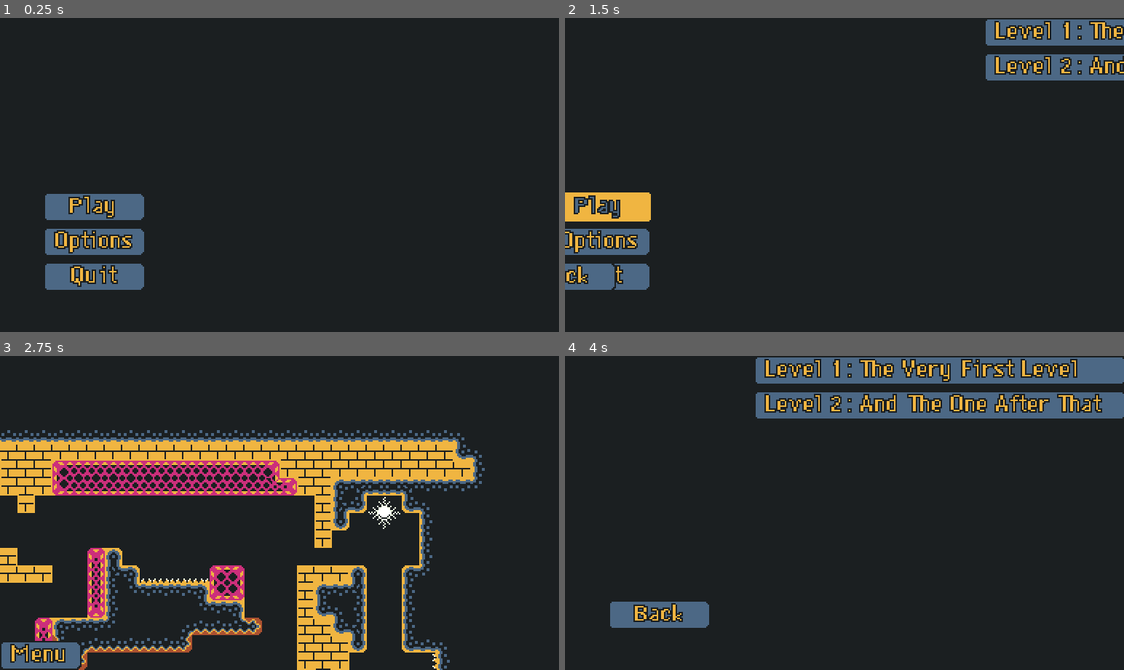
Above: before the commit, frames 1-4 (two rows, left to right).
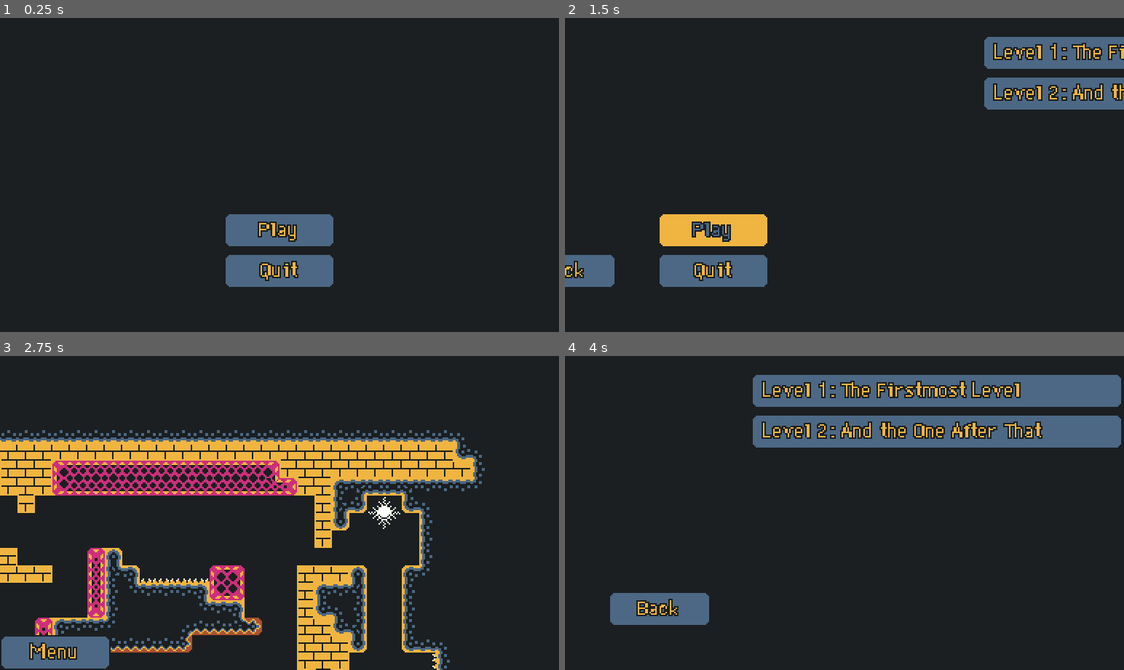
Above: after the commit, the same moments.

Repository: beneeno/dungeolf
Game: Godot game, scene res://Data/Scenes/UI/MainMenu.tscn
The game is run twice, just before and just after one commit, with the same random seed, the same clock (stepped at 60 frames per second) and the same inputs. The engine's default icon, where the game draws it, is replaced by a stand-in: a white triangle on a blue panel in a dark square.
Inputs (mouse positions are in pixels of both pictures, inside the frame that each line leads up to):
- Up to frame 1 (0.25 s): no input
- Up to frame 2 (1.5 s): click (660, 240) at 0.5 s, where only the run before the commit has a clickable "Options"; click "Play" at 1.25 s
- Up to frame 3 (2.75 s): click "Level 1: The Very First Level" (after the commit: "Level 1: The Firstmost Level") at 2 s
- Up to frame 4 (4 s): click "Menu" at 2.75 s; click "Play" at 3.5 s

The runs differ from the first frame. In frame 1, 7.1% of the frame differs, in the area x 8-60%, y 56-87%; in frame 2, 11%; in frame 3, 1.2%; in frame 4, 14%, in the area x 8-100%, y 0-87%.

Commit message:
menu and theme changes
centered menu, make theme consistent

Diff:
--- a/Data/Resources/dynamicfont.tres
+++ b/Data/Resources/dynamicfont.tres
@@ -5,7 +5,7 @@
 font_path = "res://Data/Resources/DePixelKlein.ttf"
 
 [resource]
-size = 14
+size = 12
 outline_size = 1
 outline_color = Color( 0.105882, 0.121569, 0.129412, 1 )
 font_data = SubResource( 1 )
--- a/Data/Resources/game_theme.tres
+++ b/Data/Resources/game_theme.tres
@@ -1,24 +1,30 @@
-[gd_resource type="Theme" load_steps=5 format=2]
+[gd_resource type="Theme" load_steps=9 format=2]
 
 [ext_resource path="res://Data/Resources/dynamicfont.tres" type="DynamicFont" id=1]
 
 [sub_resource type="StyleBoxFlat" id=1]
 content_margin_left = 8.0
 content_margin_right = 8.0
-content_margin_top = 1.0
+content_margin_top = 2.0
 content_margin_bottom = 1.0
 bg_color = Color( 0.941176, 0.709804, 0.254902, 1 )
-corner_radius_top_left = 2
-corner_radius_top_right = 2
-corner_radius_bottom_right = 2
-corner_radius_bottom_left = 2
+border_width_left = 1
+border_width_top = 1
+border_width_right = 1
+border_width_bottom = 1
+border_color = Color( 0.105882, 0.121569, 0.129412, 1 )
+corner_radius_top_left = 4
+corner_radius_top_right = 4
+corner_radius_bottom_right = 4
+corner_radius_bottom_left = 4
+corner_detail = 2
 anti_aliasing = false
 
 [sub_resource type="StyleBoxFlat" id=2]
 content_margin_left = 8.0
 content_margin_right = 8.0
 content_margin_top = 2.0
-content_margin_bottom = 2.0
+content_margin_bottom = 1.0
 bg_color = Color( 0.298039, 0.407843, 0.521569, 1 )
 border_width_left = 1
 border_width_top = 1
@@ -29,19 +35,73 @@
 corner_radius_top_right = 4
 corner_radius_bottom_right = 4
 corner_radius_bottom_left = 4
+corner_detail = 2
 anti_aliasing = false
 
 [sub_resource type="StyleBoxFlat" id=3]
 content_margin_left = 8.0
 content_margin_right = 8.0
-content_margin_top = 1.0
+content_margin_top = 2.0
 content_margin_bottom = 1.0
 bg_color = Color( 1, 1, 1, 1 )
-corner_radius_top_left = 2
-corner_radius_top_right = 2
-corner_radius_bottom_right = 2
-corner_radius_bottom_left = 2
+border_width_left = 1
+border_width_top = 1
+border_width_right = 1
+border_width_bottom = 1
+border_color = Color( 0.105882, 0.121569, 0.129412, 1 )
+corner_radius_top_left = 4
+corner_radius_top_right = 4
+corner_radius_bottom_right = 4
+corner_radius_bottom_left = 4
+corner_detail = 2
 anti_aliasing = false
+
+[sub_resource type="StyleBoxFlat" id=4]
+bg_color = Color( 0.298039, 0.407843, 0.521569, 1 )
+border_width_left = 1
+border_width_top = 1
+border_width_right = 1
+border_width_bottom = 1
+border_color = Color( 0.105882, 0.121569, 0.129412, 1 )
+corner_radius_top_left = 4
+corner_radius_top_right = 4
+corner_radius_bottom_right = 4
+corner_radius_bottom_left = 4
+corner_detail = 2
+anti_aliasing = false
+
+[sub_resource type="StyleBoxFlat" id=5]
+bg_color = Color( 0.941176, 0.709804, 0.254902, 1 )
+border_width_left = 1
+border_width_top = 1
+border_width_right = 1
+border_width_bottom = 1
+border_color = Color( 0.105882, 0.121569, 0.129412, 1 )
+corner_radius_top_left = 4
+corner_radius_top_right = 4
+corner_radius_bottom_right = 4
+corner_radius_bottom_left = 4
+corner_detail = 2
+anti_aliasing = false
+
+[sub_resource type="StyleBoxFlat" id=6]
+bg_color = Color( 1, 1, 1, 1 )
+border_width_left = 1
+border_width_top = 1
+border_width_right = 1
+border_width_bottom = 1
+border_color = Color( 0.105882, 0.121569, 0.129412, 1 )
+corner_radius_top_left = 4
+corner_radius_top_right = 4
+corner_radius_bottom_right = 4
+corner_radius_bottom_left = 4
+corner_detail = 2
+anti_aliasing = false
+
+[sub_resource type="StyleBoxFlat" id=7]
+content_margin_left = 4.0
+content_margin_right = 4.0
+bg_color = Color( 0.105882, 0.121569, 0.129412, 1 )
 
 [resource]
 default_font = ExtResource( 1 )
@@ -52,3 +112,7 @@
 Button/styles/hover = SubResource( 1 )
 Button/styles/normal = SubResource( 2 )
 Button/styles/pressed = SubResource( 3 )
+VScrollBar/styles/grabber = SubResource( 4 )
+VScrollBar/styles/grabber_highlight = SubResource( 5 )
+VScrollBar/styles/grabber_pressed = SubResource( 6 )
+VScrollBar/styles/scroll = SubResource( 7 )
--- a/Data/Scenes/Levels/Level.tscn
+++ b/Data/Scenes/Levels/Level.tscn
@@ -18,8 +18,8 @@
 visible = false
 anchor_top = 1.0
 anchor_bottom = 1.0
-margin_top = -20.0
-margin_right = 39.0
+margin_top = -24.0
+margin_right = 76.0
 focus_mode = 0
 theme = ExtResource( 4 )
 text = "Menu"
@@ -30,10 +30,10 @@
 anchor_top = 0.5
 anchor_right = 0.5
 anchor_bottom = 0.5
-margin_left = -24.0
-margin_top = -10.0
-margin_right = 24.0
-margin_bottom = 10.0
+margin_left = -38.0
+margin_top = -12.0
+margin_right = 38.0
+margin_bottom = 12.0
 theme = ExtResource( 4 )
 text = "Retry"
 
--- a/Data/Scenes/UI/LevelButton.tscn
+++ b/Data/Scenes/UI/LevelButton.tscn
@@ -1,12 +1,17 @@
-[gd_scene load_steps=2 format=2]
+[gd_scene load_steps=3 format=2]
 
 [ext_resource path="res://Data/Scripts/LevelButton.gd" type="Script" id=1]
+[ext_resource path="res://Data/Resources/game_theme.tres" type="Theme" id=2]
 
 [node name="LevelButton" type="Button"]
 anchor_right = 1.0
 anchor_bottom = 1.0
+grow_horizontal = 2
+rect_min_size = Vector2( 0, 24 )
 focus_mode = 0
+theme = ExtResource( 2 )
 text = "level name here"
+clip_text = true
 align = 0
 script = ExtResource( 1 )
 
--- a/Data/Scenes/UI/MainMenu.tscn
+++ b/Data/Scenes/UI/MainMenu.tscn
@@ -14,7 +14,7 @@
 tracks/0/imported = false
 tracks/0/enabled = true
 tracks/0/keys = {
-"points": PoolRealArray( -76, -0.25, 0, 0.25, 0, 30, -0.25, 0, 0.25, 0 ),
+"points": PoolRealArray( -76, -0.25, 0, 0.25, 0, 154, -0.25, 0, 0.25, 0 ),
 "times": PoolRealArray( 0, 0.4 )
 }
 tracks/1/type = "bezier"
@@ -24,7 +24,7 @@
 tracks/1/imported = false
 tracks/1/enabled = true
 tracks/1/keys = {
-"points": PoolRealArray( 130, -0.25, 0, 0.25, 0, 390, -0.25, 0, 0.25, 0 ),
+"points": PoolRealArray( 128, -0.25, 0, 0.25, 0, 390, -0.25, 0, 0.25, 0 ),
 "times": PoolRealArray( 0, 0.4 )
 }
 tracks/2/type = "bezier"
@@ -48,7 +48,7 @@
 tracks/0/imported = false
 tracks/0/enabled = true
 tracks/0/keys = {
-"points": PoolRealArray( 30, -0.25, 0, 0.25, 0, -76, -0.25, 0, 0.25, 0 ),
+"points": PoolRealArray( 154, -0.25, 0, 0.25, 0, -76, -0.25, 0, 0.25, 0 ),
 "times": PoolRealArray( 0, 0.4 )
 }
 tracks/1/type = "bezier"
@@ -58,7 +58,7 @@
 tracks/1/imported = false
 tracks/1/enabled = true
 tracks/1/keys = {
-"points": PoolRealArray( 390, -0.25, 0, 0.25, 0, 130, -0.25, 0, 0.25, 0 ),
+"points": PoolRealArray( 390, -0.25, 0, 0.25, 0, 128, -0.25, 0, 0.25, 0 ),
 "times": PoolRealArray( 0, 0.4 )
 }
 tracks/2/type = "bezier"
@@ -128,42 +128,37 @@
 anims/RESET = SubResource( 3 )
 
 [node name="Menu" type="VBoxContainer" parent="."]
-anchor_left = 0.091
-anchor_top = 0.833
-anchor_right = 0.091
-anchor_bottom = 0.833
-margin_left = -4.944
-margin_top = -59.928
-margin_right = 65.056
-margin_bottom = 10.072
+anchor_left = 0.5
+anchor_top = 1.0
+anchor_right = 0.5
+anchor_bottom = 1.0
+margin_left = -38.0
+margin_top = -82.0
+margin_right = 38.0
+margin_bottom = -30.0
 
 [node name="PlayButton" type="Button" parent="Menu" groups=["Buttons"]]
-margin_right = 70.0
-margin_bottom = 20.0
+margin_right = 76.0
+margin_bottom = 24.0
+rect_min_size = Vector2( 0, 24 )
 focus_neighbour_top = NodePath("../QuitButton")
 focus_mode = 0
 text = "Play"
 
-[node name="OptionsButton" type="Button" parent="Menu" groups=["Buttons"]]
-margin_top = 24.0
-margin_right = 70.0
-margin_bottom = 44.0
-focus_mode = 0
-text = "Options"
-
 [node name="QuitButton" type="Button" parent="Menu" groups=["Buttons"]]
-margin_top = 48.0
-margin_right = 70.0
-margin_bottom = 68.0
+margin_top = 28.0
+margin_right = 76.0
+margin_bottom = 52.0
+rect_min_size = Vector2( 0, 24 )
 focus_neighbour_bottom = NodePath("../PlayButton")
 focus_mode = 0
 text = "Quit"
 
 [node name="LevelsBackButton" type="Button" parent="." groups=["Buttons"]]
 margin_left = -76.0
-margin_top = 168.0
+margin_top = 162.0
 margin_right = -6.0
-margin_bottom = 188.0
+margin_bottom = 186.0
 focus_mode = 0
 text = "Back"
 
@@ -171,7 +166,9 @@
 anchor_right = 1.0
 anchor_bottom = 1.0
 margin_left = 390.0
+margin_top = 12.0
 margin_right = 262.0
+margin_bottom = -12.0
 scroll_horizontal_enabled = false
 script = ExtResource( 2 )
 damping = 0.5
@@ -180,25 +177,6 @@
 margin_right = 256.0
 size_flags_horizontal = 3
 
-[node name="Label" type="Label" parent="."]
-visible = false
-margin_right = 40.0
-margin_bottom = 14.0
-text = "stop fucking clicking the options button
-you know there are no options
-stop harassing me about it, i know? okay? i also know the
-quit butotn doesnt do shit either but crash the game.
-im not a fricking idiot, it works on a windows export, ok?
-deal with it. seriously. and leave the options button alone
-or im going to restrict your access to my super cool
-shitty golf game that im letting you, with my own
-generosity, play in its extremely early stages in order to
-help me test it. who knows maybe this shitll go wild know
-what im saying? probably not but you sure as hell wont know
-if you keep clicking that god damn button jesus christ
-just leave it alone, i swear to got its like back when osama b"
-
 [connection signal="pressed" from="Menu/PlayButton" to="." method="_on_PlayButton_pressed"]
-[connection signal="pressed" from="Menu/OptionsButton" to="." method="_on_OptionsButton_pressed"]
 [connection signal="pressed" from="Menu/QuitButton" to="." method="_on_QuitButton_pressed"]
 [connection signal="pressed" from="LevelsBackButton" to="." method="_on_LevelsBackButton_pressed"]
--- a/Data/Scripts/LevelNames.gd
+++ b/Data/Scripts/LevelNames.gd
@@ -1,8 +1,8 @@
 extends Node
 
 var dict = {
-	1: "The Very First Level",
-	2: "And The One After That"
+	1: "The Firstmost Level",
+	2: "And the One After That"
 }
 
 func _ready():
--- a/Data/Scripts/MainMenu.gd
+++ b/Data/Scripts/MainMenu.gd
@@ -2,8 +2,6 @@
 
 var levels = LevelNames.dict
 var Level = preload("res://Data/Scenes/UI/LevelButton.tscn")
-
-var options = 0
 
 func _ready():
 	# Create level list, use autoloaded LevelNames dictionary for names
@@ -19,11 +17,6 @@
 	if not $AnimationPlayer.is_playing():
 		$AnimationPlayer.play("Levels_Open")
 
-func _on_OptionsButton_pressed():
-	options += 1
-	if options == 10:
-		$Label.visible = true
-
 func _on_QuitButton_pressed():
 	if not $AnimationPlayer.is_playing():
 		get_tree().quit()
